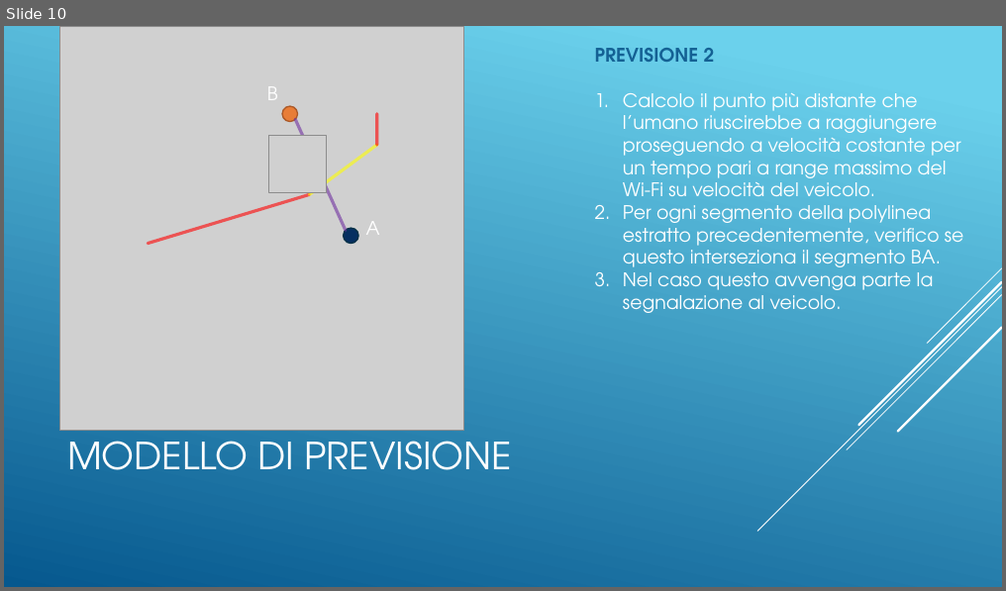
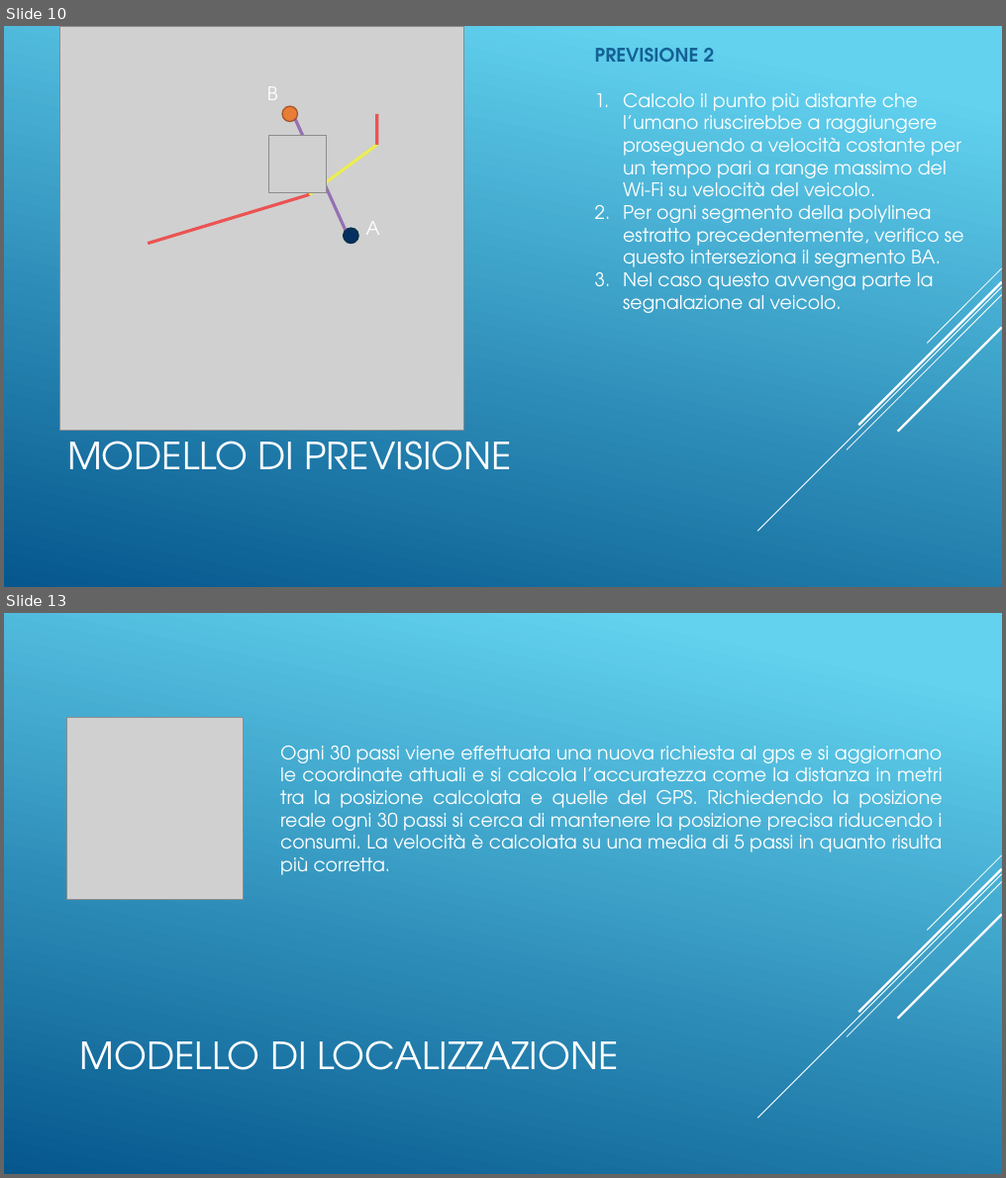
Before and after one commit to Siber93/CarAlertSystem, a slide deck: doc/Vehicles_VS_Humans.pptx. Shown one above the other, each under a label of ours: slide 10 before the commit, slides 10 and 13 after it; the slides between them are not shown. The pictures are 1006x591 and 1006x1178 pixels, drawn with LibreOffice and Linux fonts; fonts in the diff are those of the drawing; grey boxes stand for pictures. Boxes give left, top, right and bottom in pixels: in the first picture for what was removed or moved away, otherwise in the second. Text is boxed around its words. In the diff, an @@ line names an element or a change of style, - is before the commit and + after.

Commit message:
Modificato ppt
aggiunto mia parte, mancano conclusioni, problemi e risultati

```diff
--- a/doc/Vehicles_VS_Humans.pptx
+++ b/doc/Vehicles_VS_Humans.pptx
@@ slide 13 added at bbox=[4, 613, 1002, 1174], background gradient #62D2EF to #05578D; not listed: 5 template elements that a slide beside it also shows @@
@@ picture added at bbox=[66, 717, 243, 900] @@
@@ text added at bbox=[280, 746, 943, 875], 18 pt, text #FFFFFF @@
+Ogni 30 passi viene effettuata una nuova richiesta al gps e si aggiornano le coordinate attuali e si calcola l’accuratezza come la distanza in metri tra la posizione calcolata e quelle del GPS. Richiedendo la posizione reale ogni 30 passi si cerca di mantenere la posizione precisa riducendo i consumi. La velocità è calcolata su una media di 5 passi in quanto risulta più corretta.
@@ title added at bbox=[80, 1041, 618, 1070], 36 pt, text #FFFFFF @@
+MODELLO DI LOCALIZZAZIONE
@@ slide 10 changed as well @@
@@ background gradient #6ED2EB to #06588E to gradient #62D2EF to #05578D @@
```
Also in this commit, not shown: 11 other slides changed, 4 other slides added, 2 slides removed.
